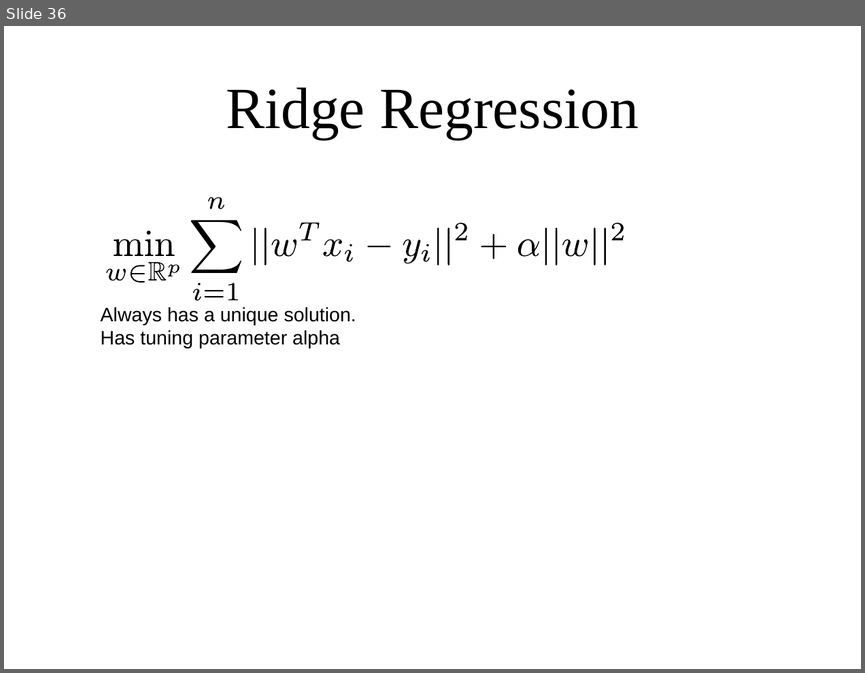
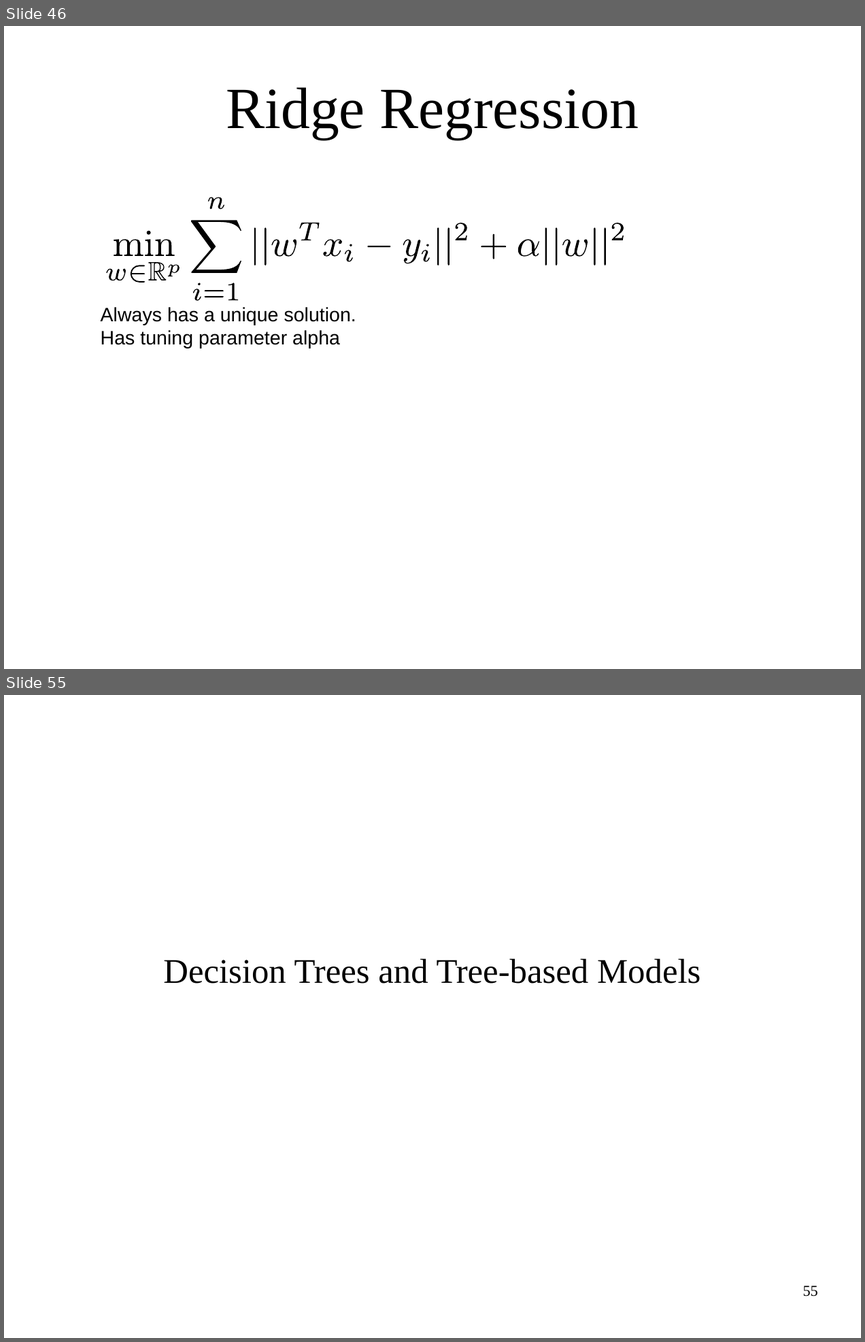
Before and after one commit to stupidscammer/ml-workshop-2-of-4, a slide deck: intro-to-machine-learning-odsc-masterclass-2017.odp. Shown one above the other, each under a label of ours: slide 36 before the commit, slides 46 and 55 after it; the slides between them are not shown. The pictures are 865x673 and 865x1342 pixels, drawn with LibreOffice and Linux fonts; fonts in the diff are those of the drawing. Boxes give left, top, right and bottom in pixels: in the first picture for what was removed or moved away, otherwise in the second. Text is boxed around its words. In the diff, an @@ line names an element or a change of style, - is before the commit and + after.

```diff
--- a/intro-to-machine-learning-odsc-masterclass-2017.odp
+++ b/intro-to-machine-learning-odsc-masterclass-2017.odp
@@ slide 55 added at <box>4,695,861,1338</box>, background #FFFFFF @@
@@ subtitle added at <box>163,958,700,983</box>, 32 pt, text #000000 @@
+Decision Trees and Tree-based Models
@@ page number added at <box>803,1285,818,1296</box>, 14 pt, text #000000 @@
+55
@@ what was slide 36 is now slide 46 @@
```
Also in this commit, not shown: 1 slide changed, 18 other slides added, 1 slide removed, 4 other files.
